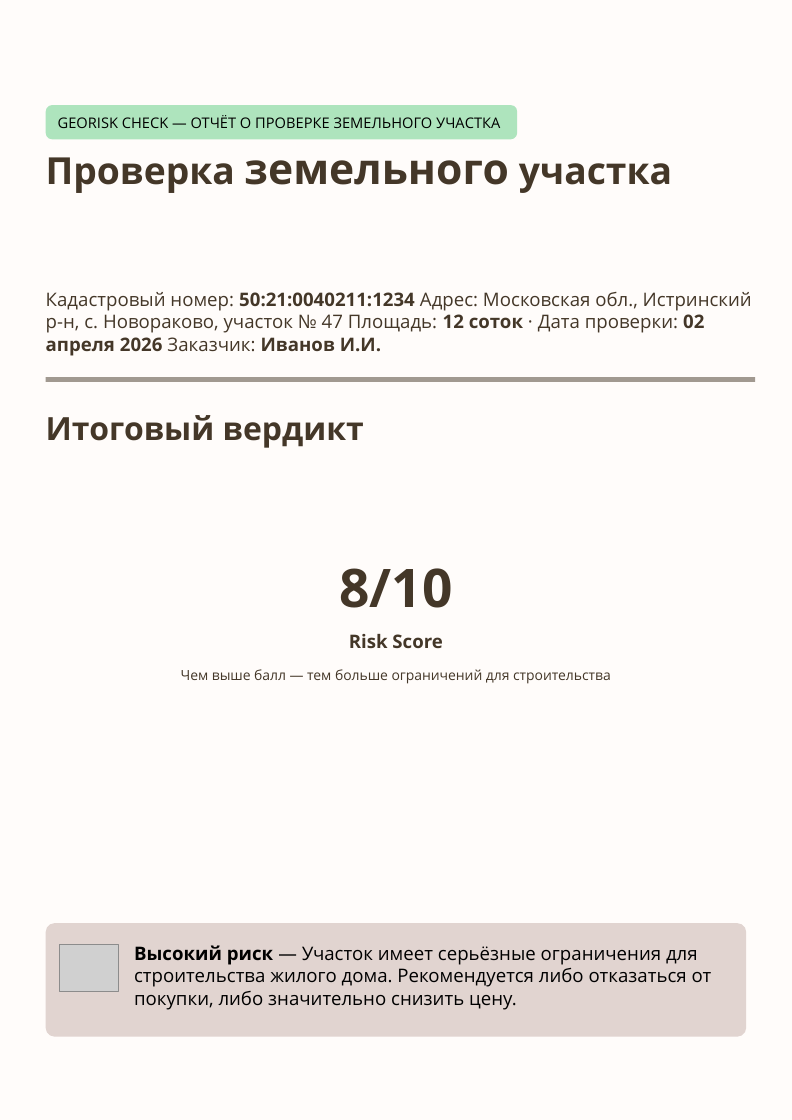
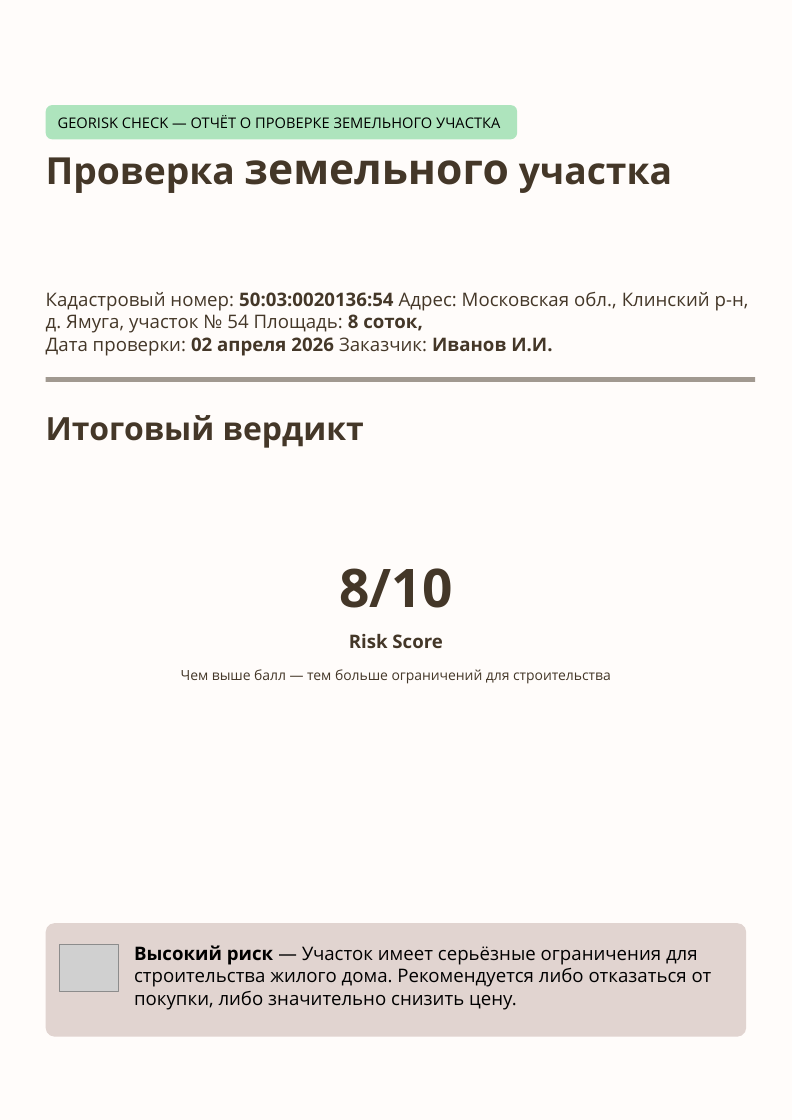
Before and after one commit to kgabba/georisk, a slide deck: slide 1 of отчет.pptx. Drawn at 792x1120 pixels with LibreOffice and Linux fonts; fonts in the diff are those of the drawing; grey boxes stand for pictures; background and template pictures are left out. Boxes give left, top, right and bottom in pixels: in the first picture for what was removed or moved away, otherwise in the second. Text is boxed around its words. In the diff, an @@ line names an element or a change of style, - is before the commit and + after.

```diff
--- a/отчет.pptx
+++ b/отчет.pptx
@@ text at <box>46,292,749,356</box>: text changed @@
-Кадастровый номер: 50:21:0040211:1234 Адрес: Московская обл., Истринский р-н, с. Новораково, участок № 47 Площадь: 12 соток · Дата проверки: 02 апреля 2026 Заказчик: Иванов И.И.
+Кадастровый номер: 50:03:0020136:54 Адрес: Московская обл., Клинский р-н, д. Ямуга, участок № 54 Площадь: 8 соток,
+Дата проверки: 02 апреля 2026 Заказчик: Иванов И.И.
```
Also in this commit, not shown: 2 other slides changed, 1 slide added, 1 slide removed, 4 other files.
